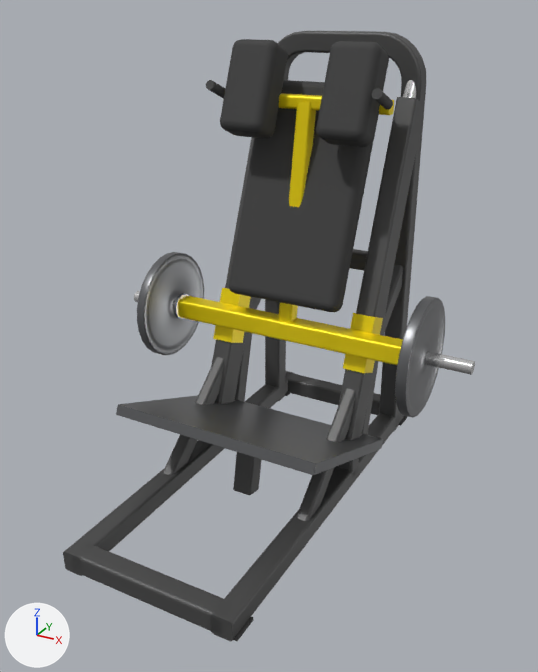
An edit to the glTF model catalogs/ludus-core/models/LD-WH036/model.glb, drawn before and after from the same camera.
Both versions are drawn from a 50 mm lens placed at (1.27, -2.26, 1.78), pointed at (0.06, -0.05, 0.68). Every picture has the same lights, and +X, +Y and +Z are marked at lower left. The older version comes first. Where no turn or scale is listed for an object, it has been applied to the vertices.

Objects in the first picture: 'Mesh_0', 'Mesh_0.001', 'Mesh_0.003', 'Mesh_10', 'Mesh_10.001', 'Mesh_14', 'Mesh_15', 'backrest_pad', 'carriage_beam', 'carriage_slider', 'carriage_slider.001', 'foot_plate', 'rail_beam.001', 'rear_arch_tube', 'shoulder_pad', 'shoulder_pad.001' and 17 more.
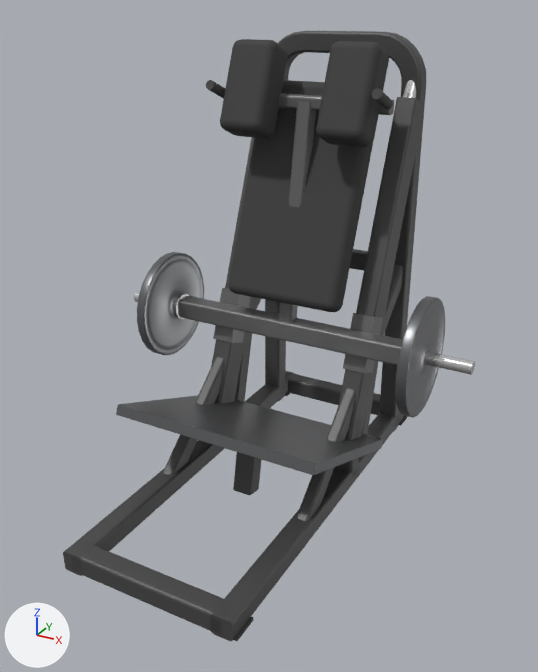
Boxes [x1, y1, x2, y2] around the edits, measured in the pictures (538 x 672 px):
'carriage_beam', recoloured (yellow to grey): [178, 296, 403, 365] in both
'Mesh_14', recoloured (yellow to grey): [278, 101, 316, 322] in both
'carriage_slider.001', recoloured (yellow to grey): [343, 313, 383, 373] in both
'carriage_slider', recoloured (yellow to grey): [213, 288, 251, 343] in both
'Mesh_15', recoloured (yellow to grey): [279, 93, 394, 115] in both

Patch to the scene script:
```diff
--- a/catalogs/ludus-core/models/LD-WH036/model.glb.py
+++ b/catalogs/ludus-core/models/LD-WH036/model.glb.py
@@ mat_accent @@
 mat_accent = principled_material('accent')
-mat_accent.base_color = (0.949, 0.741, 0.0)  # yellow #f9df00
+mat_accent.base_color = (0.165, 0.165, 0.165)  # grey #717171
 mat_accent.metallic = 0.45
```
